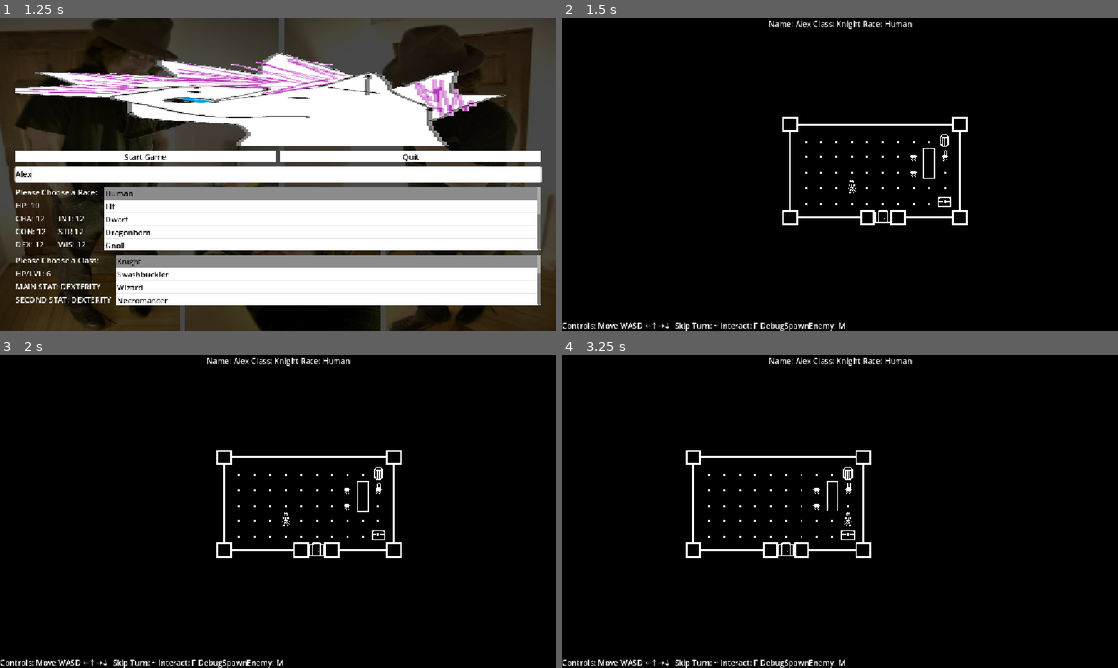
Above: before the commit, frames 1-4 (two rows, left to right).
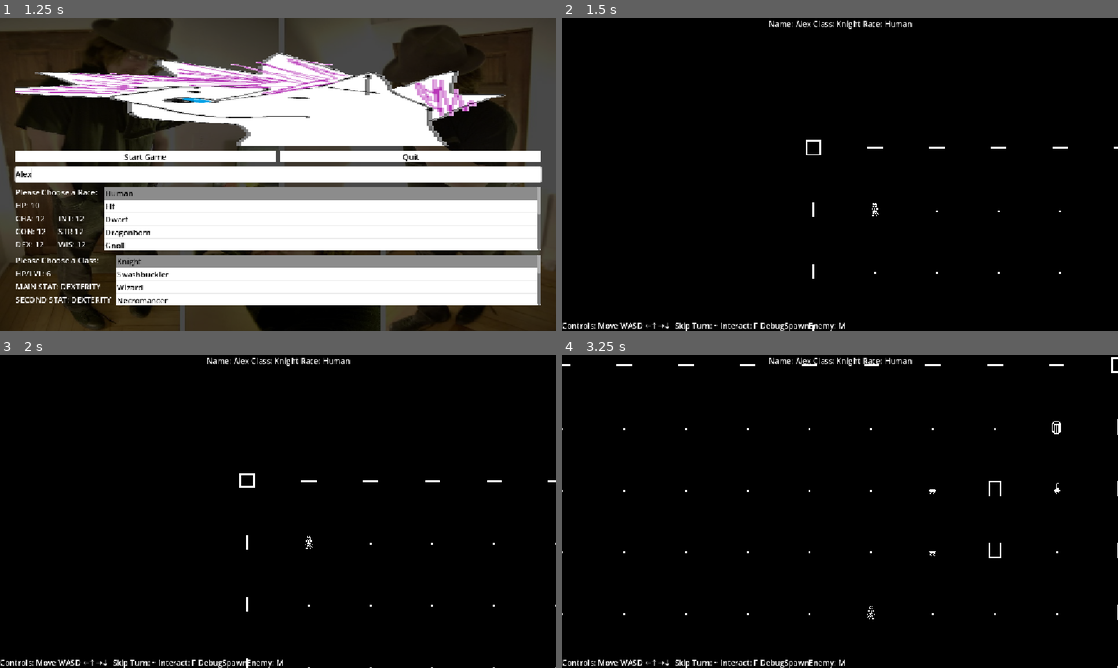
Above: after the commit, the same moments.

Repository: JohnScuzzman/Gnoll-Pointer-Godot-Game
Game: Godot game, scene res://level/main_menu.tscn
Same seed, same stepped clock (60 frames per second), same inputs: the game is played once before the commit and once after it.
Inputs (mouse positions are in pixels of both pictures, inside the frame that each line leads up to):
- Up to frame 1 (1.25 s): click (278, 174) at 0.52 s; type "Alex" at 0.6 s
- Up to frame 2 (1.5 s): click "Start Game" at 1.25 s
- Up to frame 3 (2 s): no input
- Up to frame 4 (3.25 s): hold D (right) 2.03-2.78 s; hold F (interact) 2.03-2.78 s; hold S (down) from 2.78 s (still down); tap ` (rest) at 2.85 s

Frame 1 is identical in both runs. In frame 2, 1.4% of the frame differs, in the area x 39-100%, y 31-100%; in frame 3, 1.4%; in frame 4, 1.6%, in the area x 0-100%, y 0-100%.

Commit message:
Changed a bunch of things to 64

Diff:
--- a/globals/global_variable.gd
+++ b/globals/global_variable.gd
@@ -1,3 +1,3 @@
 extends Node
 
-var tile_size = 16
+var tile_size = 64
--- a/level/game_level.tscn
+++ b/level/game_level.tscn
@@ -75,11 +75,12 @@
 0:2/0/physics_layer_0/polygon_0/points = PackedVector2Array(-8, -8, 8, -8, 8, 8, -8, 8)
 
 [sub_resource type="TileSet" id="TileSet_4sx37"]
+tile_size = Vector2i(64, 64)
 physics_layer_0/collision_layer = 1
 sources/0 = SubResource("TileSetAtlasSource_komg3")
 
 [sub_resource type="RectangleShape2D" id="RectangleShape2D_im203"]
-size = Vector2(128, 50)
+size = Vector2(706, 385)
 
 [sub_resource type="TileSetAtlasSource" id="TileSetAtlasSource_ymwx8"]
 texture = ExtResource("4_ymwx8")
@@ -121,6 +122,7 @@
 3:2/0 = 0
 
 [sub_resource type="TileSet" id="TileSet_ymwx8"]
+tile_size = Vector2i(64, 64)
 sources/0 = SubResource("TileSetAtlasSource_ymwx8")
 
 [sub_resource type="TileSetAtlasSource" id="TileSetAtlasSource_4sx37"]
@@ -163,6 +165,7 @@
 3:2/0 = 0
 
 [sub_resource type="TileSet" id="TileSet_rkxjk"]
+tile_size = Vector2i(64, 64)
 sources/0 = SubResource("TileSetAtlasSource_4sx37")
 
 [sub_resource type="TileSetAtlasSource" id="TileSetAtlasSource_rkxjk"]
@@ -199,13 +202,14 @@
 15:0/0 = 0
 
 [sub_resource type="TileSet" id="TileSet_im203"]
+tile_size = Vector2i(64, 64)
 sources/0 = SubResource("TileSetAtlasSource_rkxjk")
 
 [sub_resource type="RectangleShape2D" id="RectangleShape2D_15q6v"]
-size = Vector2(217, 152)
+size = Vector2(1012.5, 692)
 
 [sub_resource type="RectangleShape2D" id="RectangleShape2D_pw7k6"]
-size = Vector2(170, 89)
+size = Vector2(709, 431.5)
 
 [node name="GameLevel" type="Node2D" unique_id=379133356 node_paths=PackedStringArray("user_interface", "main_camera")]
 script = ExtResource("1_komg3")
@@ -225,7 +229,7 @@
 avia_customs = NodePath("..")
 
 [node name="CustomsShape" type="CollisionShape2D" parent="Avia\'s Customs/CustomsTrigger" unique_id=906729292]
-position = Vector2(96, 56)
+position = Vector2(384, 224)
 shape = SubResource("RectangleShape2D_im203")
 
 [node name="CustomsMusic" type="AudioStreamPlayer2D" parent="Avia\'s Customs/CustomsTrigger/CustomsShape" unique_id=1811085854]
@@ -258,7 +262,6 @@
 collision_enabled = false
 
 [node name="The Clipped Peregrine" type="TileMapLayer" parent="." unique_id=1213441687]
-visible = false
 z_index = -5
 tile_map_data = PackedByteArray("AAAHACYAAAAGAAEAAFACACYAAAAMAAAAAAANACQAAAAAAAAAAAAOACQAAAACAAAAAAAOACUAAAAHAAEAAAANAC …(2992 unchanged characters)…
 tile_set = SubResource("TileSet_4sx37")
@@ -270,11 +273,10 @@
 the_clipped_peregrine = NodePath("..")
 
 [node name="BarShape" type="CollisionShape2D" parent="The Clipped Peregrine/BarTrigger" unique_id=1046066997]
-position = Vector2(144, 544)
+position = Vector2(559.75, 2174)
 shape = SubResource("RectangleShape2D_15q6v")
 
 [node name="Chi\'siis House (Medic)" type="TileMapLayer" parent="." unique_id=1645936728]
-visible = false
 z_index = -5
 tile_map_data = PackedByteArray("AAAPAAsAAAAAAAEAAFAPABIAAAAAAAEAAAAUABIAAAACAAAAAAAWABIAAAACAAAAAAAbABIAAAAAAAEAAGAbAA …(1584 unchanged characters)…
 tile_set = SubResource("TileSet_4sx37")
@@ -284,7 +286,7 @@
 chiisiis_house = NodePath("..")
 
 [node name="CollisionShape2D" type="CollisionShape2D" parent="Chi\'siis House (Medic)/MedicTrigger" unique_id=1781122850]
-position = Vector2(344, 240)
+position = Vector2(1340.5, 949.25)
 shape = SubResource("RectangleShape2D_pw7k6")
 
 [node name="Camera2D" type="Camera2D" parent="." unique_id=708833318]
